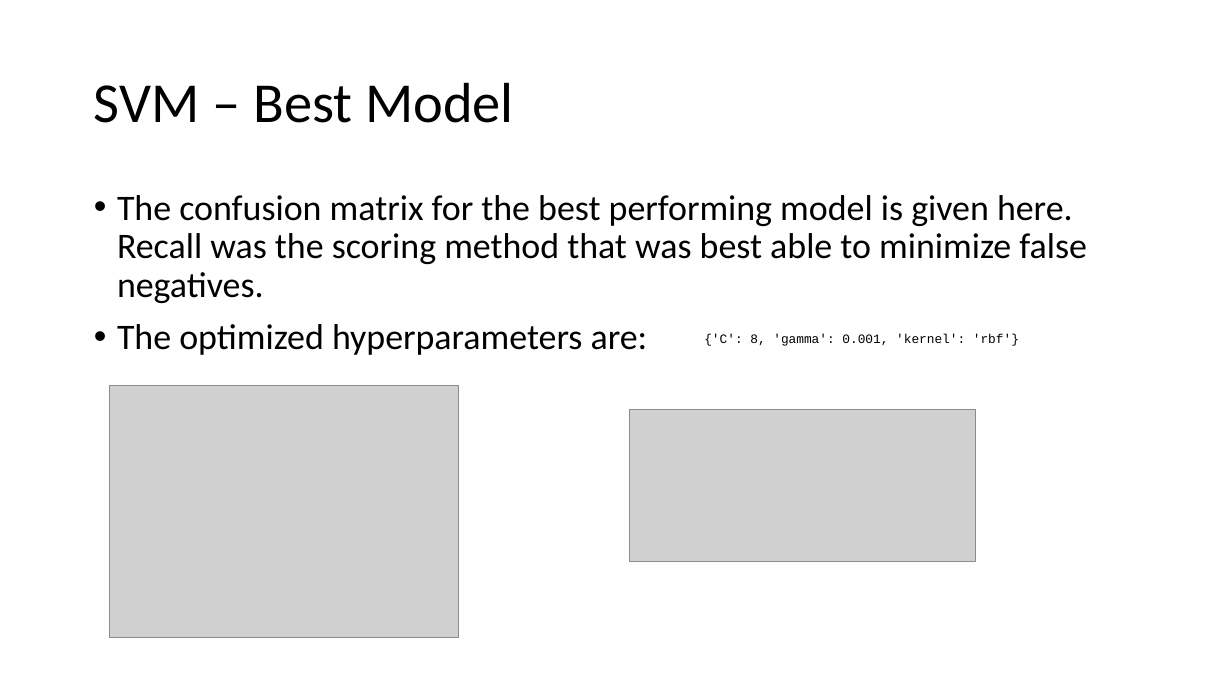
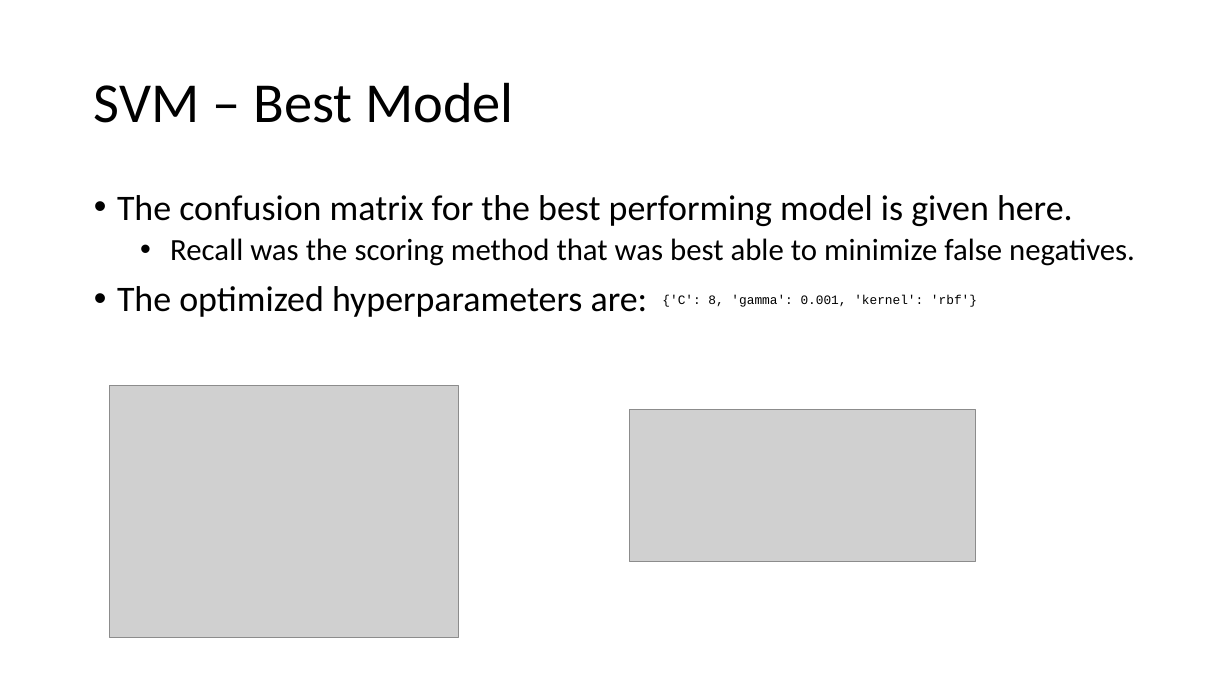
Before and after one commit to M-Matrona/IBM-Machine-Learning-Course, a slide deck: slide 15 of Course_3_Classification/Classification_Project_Heart_Disease_Prediction.pptx (slide 12 before the commit). Drawn at 1232x693 pixels with LibreOffice and Linux fonts; fonts in the diff are those of the drawing; grey boxes stand for pictures. Boxes give left, top, right and bottom in pixels: in the first picture for what was removed or moved away, otherwise in the second. Text is boxed around its words. In the diff, an @@ line names an element or a change of style, - is before the commit and + after.

```diff
--- a/Course_3_Classification/Classification_Project_Heart_Disease_Prediction.pptx
+++ b/Course_3_Classification/Classification_Project_Heart_Disease_Prediction.pptx
@@ text at [117,195,1135,266]: text changed; size 28 to 24 pt @@
-• The confusion matrix for the best performing model is given here. Recall was the scoring method that was best able to minimize false negatives.
+• The confusion matrix for the best performing model is given here.
+  • Recall was the scoring method that was best able to minimize false negatives.
@@ text "{'C': 8, 'gamma': 0.001, 'kernel': ...": place and size @@
-text "{'C': 8, 'gamma': 0.001, 'kernel': ..." at [704,334,1019,346]
+text "{'C': 8, 'gamma': 0.001, 'kernel': ..." at [662,294,977,307]
```
Also in this commit, not shown: 4 other slides changed, 9 slides added, 1 slide removed, 2 other files.
